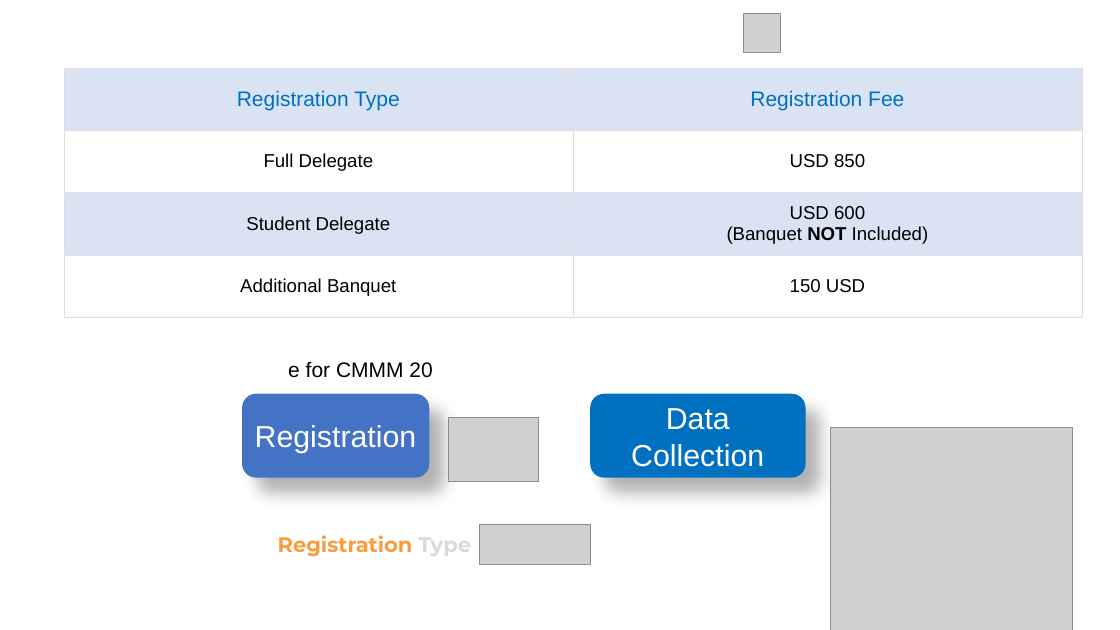
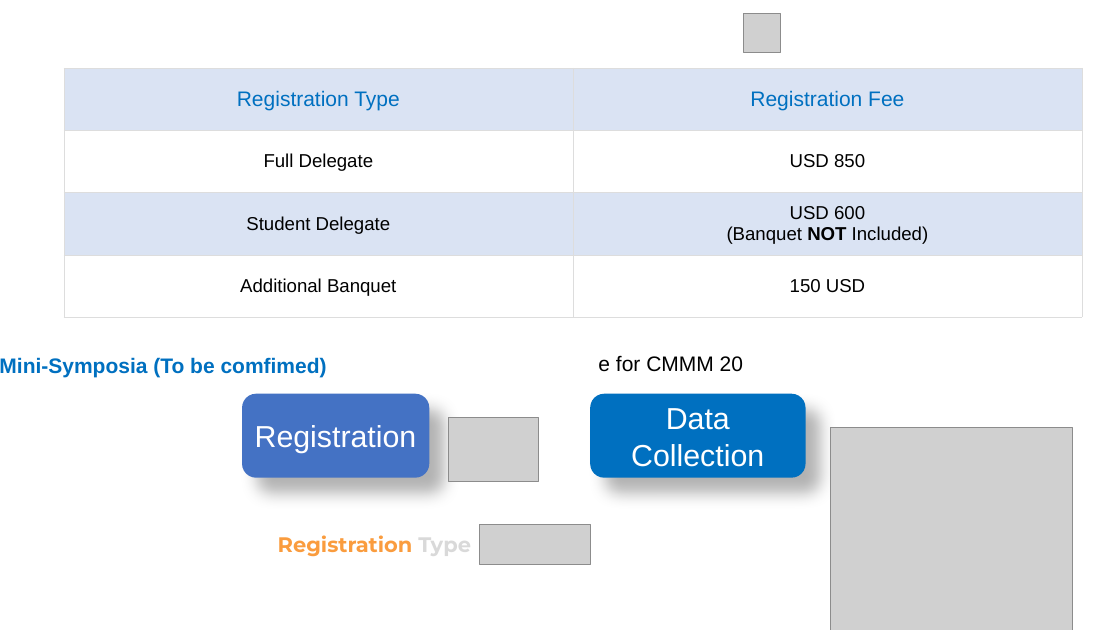
Before and after one commit to zhangxy911/zhangxy911.github.io, a slide deck: slide 3 of assets/figures.pptx. Drawn at 1120x630 pixels with LibreOffice and Linux fonts; fonts in the diff are those of the drawing; grey boxes stand for pictures. Boxes give left, top, right and bottom in pixels: in the first picture for what was removed or moved away, otherwise in the second. Text is boxed around its words. In the diff, an @@ line names an element or a change of style, - is before the commit and + after.

Commit message:
ddd

```diff
--- a/assets/figures.pptx
+++ b/assets/figures.pptx
@@ text added at <box>0,357,327,378</box>, 18 pt, text #0070C0, bold @@
+Mini-Symposia (To be comfimed)
@@ text "e for CMMM 20": place and size @@
-text "e for CMMM 20" at <box>288,362,432,378</box>
+text "e for CMMM 20" at <box>598,355,743,372</box>
```
